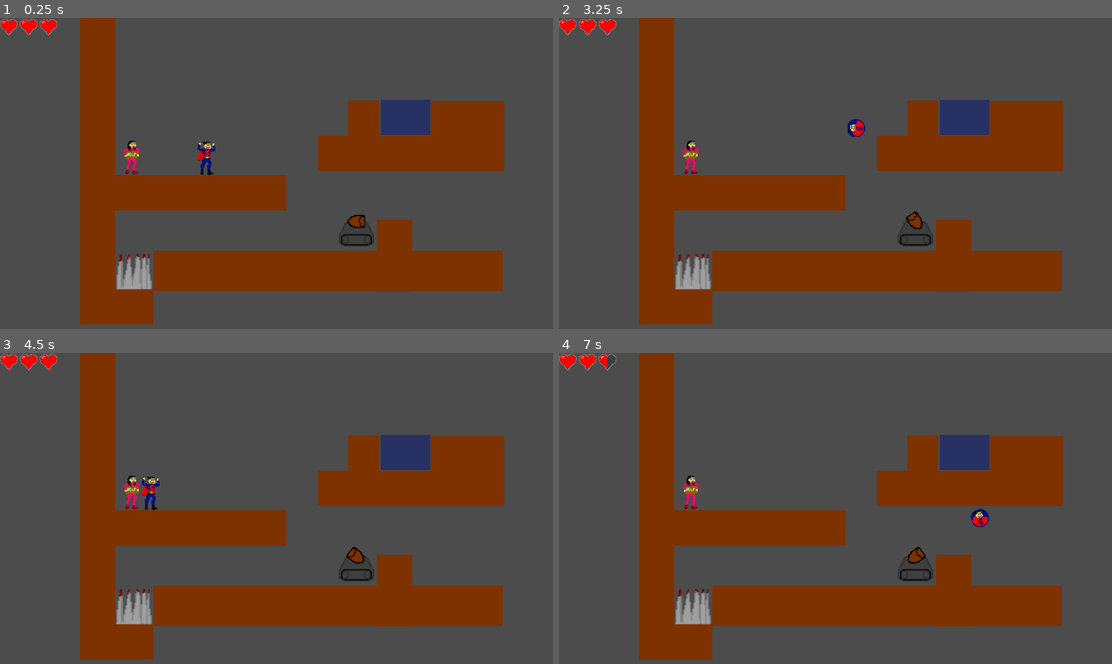
Above: before the commit, frames 1-4 (two rows, left to right).
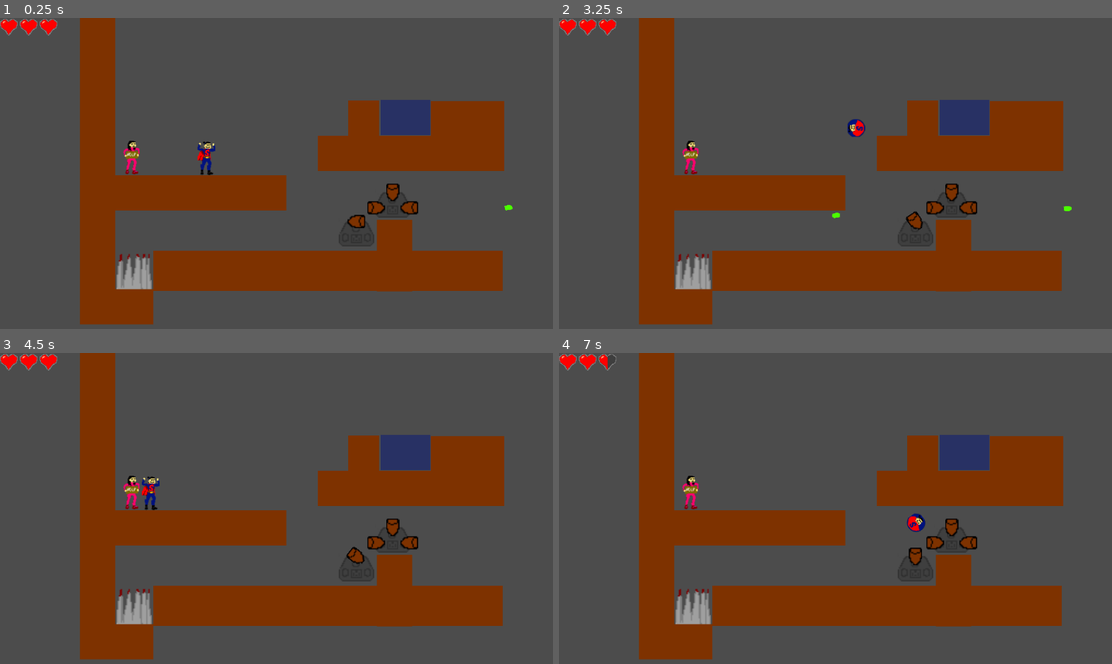
Above: after the commit, the same moments.

Repository: epielemeier/SacrificialSam
Game: Godot game, scene res://Level.tscn
Same seed, same stepped clock (60 frames per second), same inputs: the game is played once before the commit and once after it.
Inputs:
- Up to frame 1 (0.25 s): no input
- Up to frame 2 (3.25 s): tap Enter at 0.5 s; hold Z (dash) 0.53-1.28 s; hold Right (ui_right) 0.53-2.03 s; tap Space (ui_select) at 0.77, 1.52, 3.02 s; tap X (interact) at 1.35 s; hold Left (ui_left) from 2.03 s (still down); tap C (shrink) at 2.1 s; tap Z (dash) at 2.85 s
- Up to frame 3 (4.5 s): tap X (interact) at 3.6 s; tap Space (ui_select) at 3.77 s; release Left (ui_left) at 4.28 s; hold Right (ui_right) from 4.28 s (still down); tap C (shrink) at 4.35 s
- Up to frame 4 (7 s): keep holding Right (ui_right); tap Space (ui_select) at 4.52, 6.02, 6.77 s; hold Z (dash) 5.03-5.78 s; tap X (interact) at 5.85 s; tap C (shrink) at 6.6 s

The runs differ from the first frame. In frame 1, 0.5% of the frame differs, in the area x 61-93%, y 53-74%; in frame 2, 0.5%; in frame 3, 0.5%; in frame 4, 0.9%, in the area x 61-78%, y 50-74%.

Commit message:
Add tri cannon tank

Diff:
--- a/Hero.tscn
+++ b/Hero.tscn
@@ -21,7 +21,7 @@
 custom_solver_bias = 0.0
 radius = 16.8203
 
-[node name="Hero" type="KinematicBody2D" index="0"]
+[node name="Hero" type="KinematicBody2D"]
 
 input_pickable = false
 collision_layer = 1
--- a/Level.tscn
+++ b/Level.tscn
@@ -8,8 +8,9 @@
 [ext_resource path="res://Tank.tscn" type="PackedScene" id=6]
 [ext_resource path="res://HealthControl.tscn" type="PackedScene" id=7]
 [ext_resource path="res://Victim.tscn" type="PackedScene" id=8]
+[ext_resource path="res://TriTank.tscn" type="PackedScene" id=9]
 
-[node name="Level" type="Node"]
+[node name="Level" type="Node" index="0"]
 
 script = ExtResource( 1 )
 
@@ -86,3 +87,7 @@
 
 position = Vector2( 238.568, 252.2 )
 equipment = "Belt"
+
+[node name="TriTank" parent="." index="7" instance=ExtResource( 9 )]
+
+position = Vector2( 711.67, 331.02 )
--- a/Tank.tscn
+++ b/Tank.tscn
@@ -15,7 +15,7 @@
 custom_solver_bias = 0.0
 extents = Vector2( 10, 10 )
 
-[node name="Tank" type="KinematicBody2D" index="0"]
+[node name="Tank" type="KinematicBody2D"]
 
 input_pickable = false
 collision_layer = 2
--- /dev/null
+++ b/TriTank.gd
@@ -0,0 +1,41 @@
+extends KinematicBody2D
+
+export (PackedScene) var Bullet
+
+signal bullet_hit
+
+var target
+var can_shoot = true
+
+func _ready():
+	$ShootTimer.connect("timeout", self, "_on_ShootTimer_timeout")
+
+func _process(delta):
+	if can_shoot:
+		shoot_every_head()
+
+func shoot_every_head():
+	shoot($Sprite/HeadSprite1,
+		Vector2(position.x - 1000, position.y), Vector2(-.01,-1))
+	shoot($Sprite/HeadSprite2,
+		Vector2(position.x, position.y - 1000), Vector2(2,1))
+	shoot($Sprite/HeadSprite3,
+		Vector2(position.x + 1000, position.y), Vector2(.01,-1))
+	can_shoot = false
+	$ShootTimer.start()
+
+func shoot(head_sprite, pos, off):
+	var b = Bullet.instance()
+	b.connect("body_entered", self, "_on_Bullet_body_entered")
+	var a = (pos - global_position).angle()
+	var offset = head_sprite.position + Vector2(5,5) * off
+	b.start(head_sprite.to_global(offset), a + rand_range(-0.05, 0.05))
+	get_parent().add_child(b)
+	can_shoot = false
+	$ShootTimer.start()
+
+func _on_ShootTimer_timeout():
+	can_shoot = true
+
+func _on_Bullet_body_entered(body):
+	emit_signal("bullet_hit", body)
--- /dev/null
+++ b/TriTank.tscn
@@ -0,0 +1,59 @@
+[gd_scene load_steps=6 format=2]
+
+[ext_resource path="res://TriTank.gd" type="Script" id=1]
+[ext_resource path="res://Bullet.tscn" type="PackedScene" id=2]
+[ext_resource path="res://art/tank.png" type="Texture" id=3]
+[ext_resource path="res://art/tank_head.png" type="Texture" id=4]
+
+[sub_resource type="RectangleShape2D" id=1]
+
+custom_solver_bias = 0.0
+extents = Vector2( 14.6594, 10 )
+
+[node name="TriTank" type="KinematicBody2D"]
+
+input_pickable = false
+collision_layer = 2
+collision_mask = 5
+collision/safe_margin = 0.08
+script = ExtResource( 1 )
+Bullet = ExtResource( 2 )
+
+[node name="CollisionShape2D" type="CollisionShape2D" parent="." index="0"]
+
+scale = Vector2( 3.25, 3.25 )
+shape = SubResource( 1 )
+_sections_unfolded = [ "Transform" ]
+
+[node name="Sprite" type="Sprite" parent="." index="1"]
+
+scale = Vector2( 2, 2 )
+texture = ExtResource( 3 )
+_sections_unfolded = [ "Transform" ]
+
+[node name="HeadSprite1" type="Sprite" parent="Sprite" index="0"]
+
+position = Vector2( -15, 7 )
+texture = ExtResource( 4 )
+flip_h = true
+_sections_unfolded = [ "Transform" ]
+
+[node name="HeadSprite2" type="Sprite" parent="Sprite" index="1"]
+
+position = Vector2( 0, -7 )
+rotation = 4.71239
+texture = ExtResource( 4 )
+_sections_unfolded = [ "Transform" ]
+
+[node name="HeadSprite3" type="Sprite" parent="Sprite" index="2"]
+
+position = Vector2( 15, 7 )
+texture = ExtResource( 4 )
+_sections_unfolded = [ "Transform" ]
+
+[node name="ShootTimer" type="Timer" parent="." index="2"]
+
+process_mode = 1
+wait_time = 1.0
+one_shot = false
+autostart = false
Not shown: 1 places in Level.tscn that only renumber resources
Binary file changed: art/tank.png
